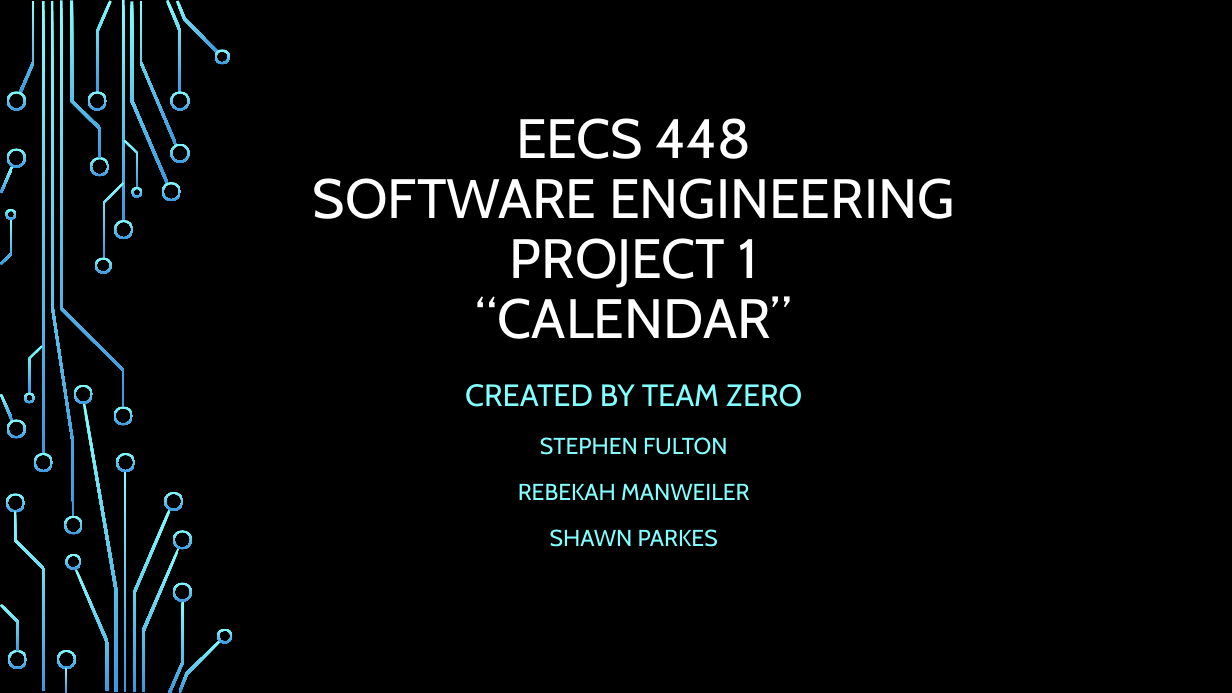
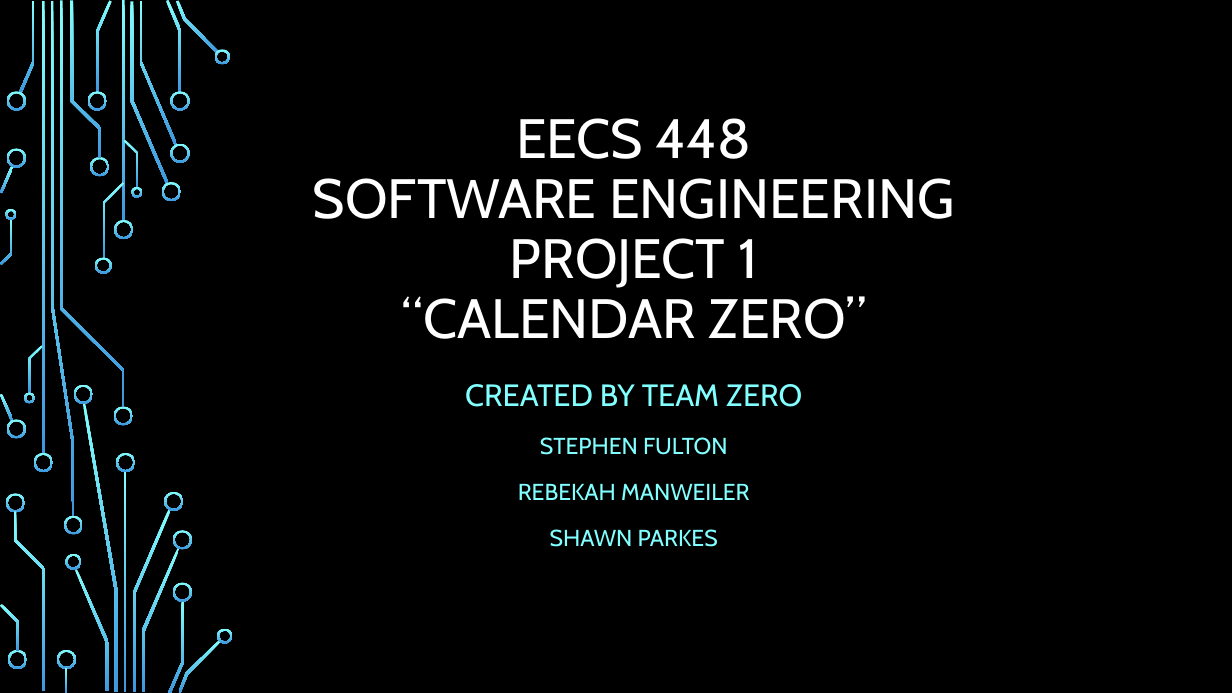
Before and after one commit to dsca1729/EECS448Project1, a slide deck: slide 1 of ProductPresentation.pptx. Drawn at 1232x693 pixels with LibreOffice and Linux fonts; fonts in the diff are those of the drawing; background and template pictures are left out. Boxes give left, top, right and bottom in pixels: in the first picture for what was removed or moved away, otherwise in the second. Text is boxed around its words. In the diff, an @@ line names an element or a change of style, - is before the commit and + after.

Commit message:
Edited Powerpoint

```diff
--- a/ProductPresentation.pptx
+++ b/ProductPresentation.pptx
@@ title at bbox=[313, 118, 954, 339]: text changed @@
-EECS 448
-SOFTWARE ENGINEERING
-PROJECT 1
-“CALENDAR”
+EECS 448
+SOFTWARE ENGINEERING
+PROJECT 1
+“CALENDAR ZERO”
```
Also in this commit, not shown: 1 other file.
